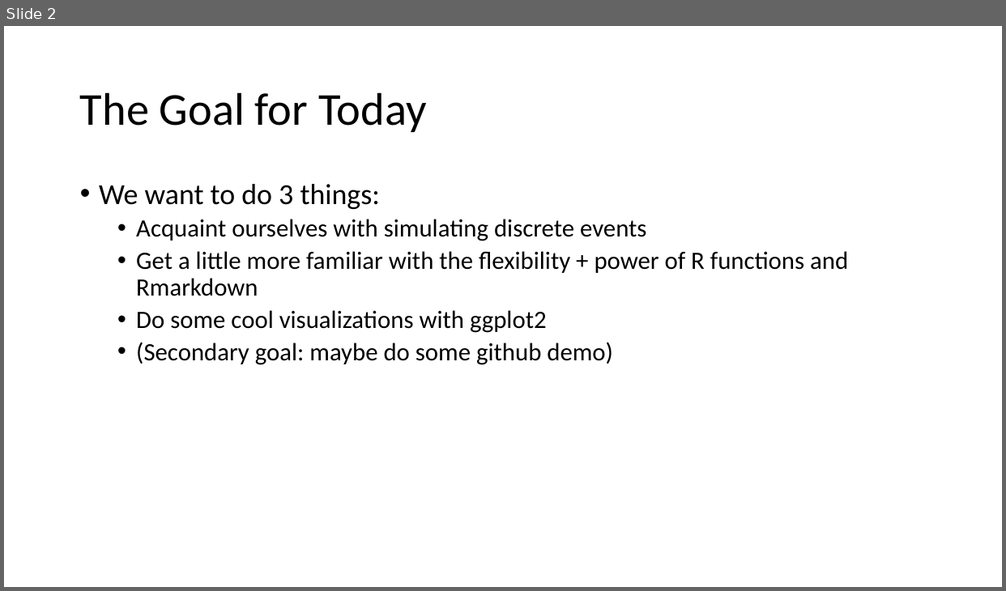
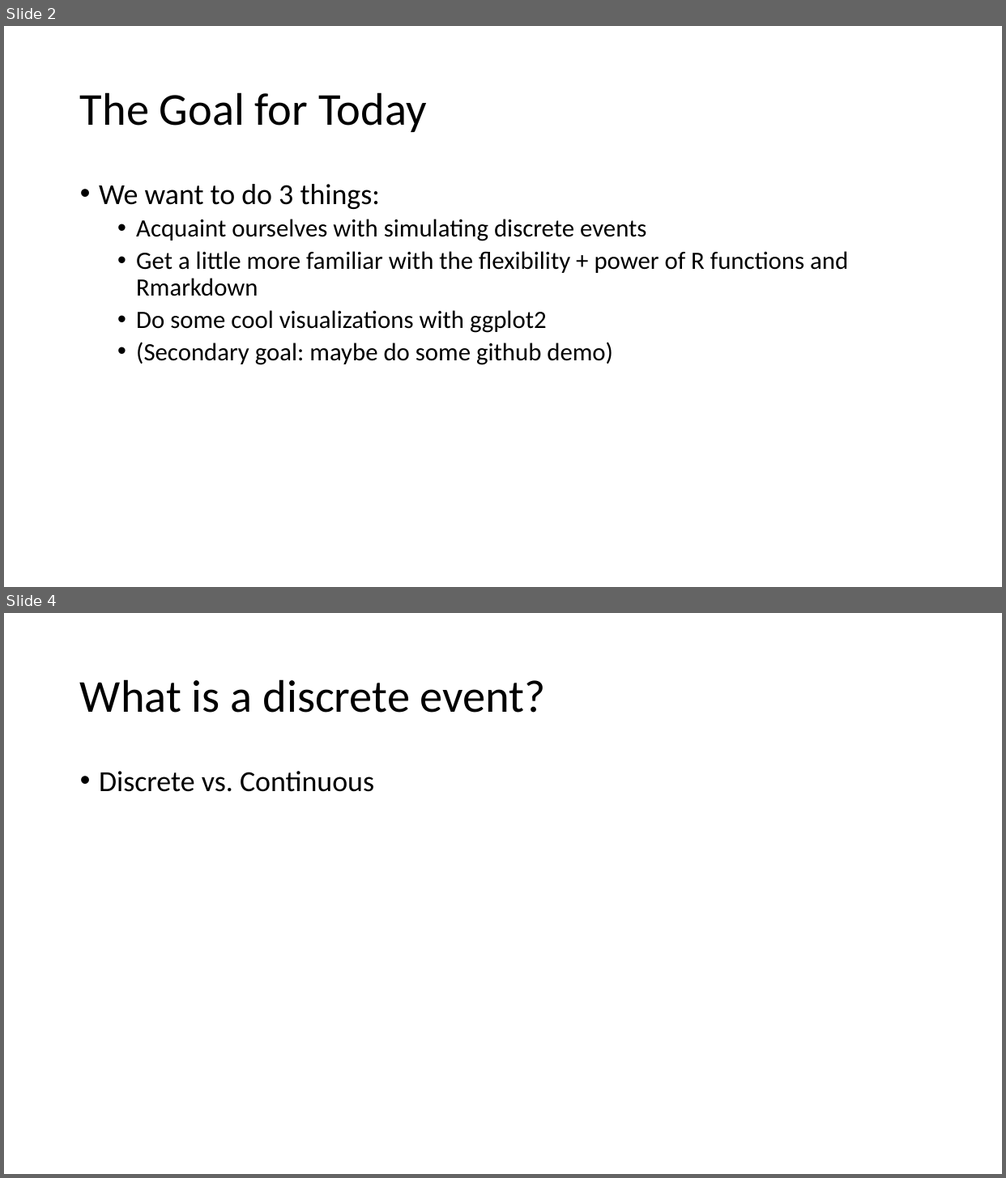
Before and after one commit to dmuratore/msmb_supplements, a slide deck: 10_28_ch1/slides/slides_ch1.pptx. Shown one above the other, each under a label of ours: slide 2 before the commit, slides 2 and 4 after it; the slides between them are not shown. The pictures are 1006x591 and 1006x1178 pixels, drawn with LibreOffice and Linux fonts; fonts in the diff are those of the drawing. Boxes give left, top, right and bottom in pixels: in the first picture for what was removed or moved away, otherwise in the second. Text is boxed around its words. In the diff, an @@ line names an element or a change of style, - is before the commit and + after.

```diff
--- a/10_28_ch1/slides/slides_ch1.pptx
+++ b/10_28_ch1/slides/slides_ch1.pptx
@@ slide 4 added at (4,613,1002,1174), background #FFFFFF @@
@@ title added at (80,679,546,713), 44 pt, text #000000 @@
+What is a discrete event?
@@ text added at (99,771,374,792), 28 pt, text #000000 @@
+• Discrete vs. Continuous
```
Also in this commit, not shown: 8 other slides added, 1 slide removed, 1 other file.
